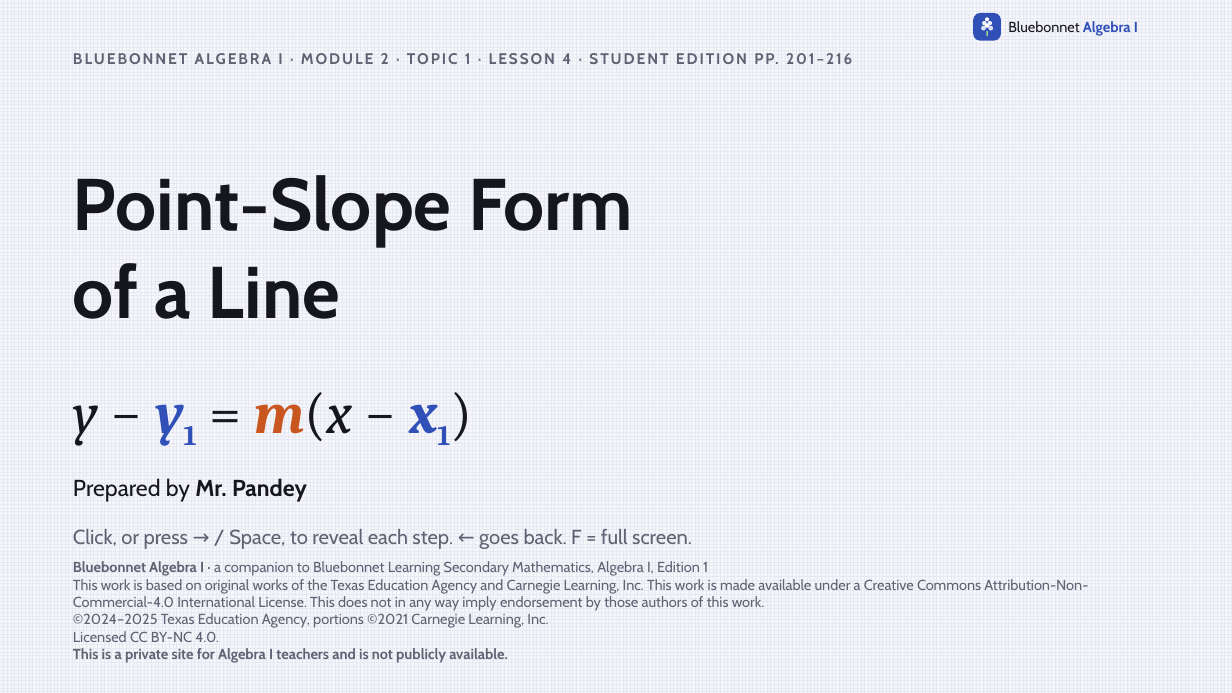
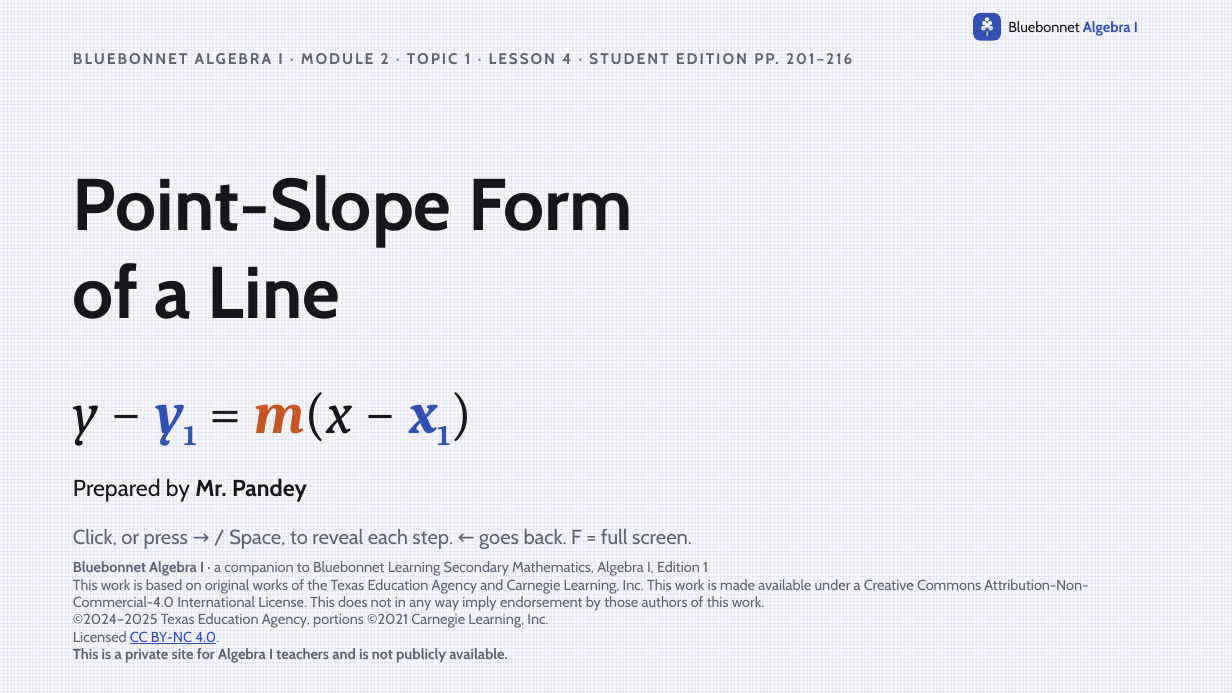
Before and after one commit to Apolloat2022/Algebra1M2U1L4, a slide deck: slide 1 of point-slope-form-lesson4.pptx. Drawn at 1232x693 pixels with LibreOffice and Linux fonts; fonts in the diff are those of the drawing. Boxes give left, top, right and bottom in pixels: in the first picture for what was removed or moved away, otherwise in the second. Text is boxed around its words. In the diff, an @@ line names an element or a change of style, - is before the commit and + after.

```diff
--- a/point-slope-form-lesson4.pptx
+++ b/point-slope-form-lesson4.pptx
@@ text "Bluebonnet Algebra I · a ..." at (73, 561, 1088, 663): text colour #5F6272 to #3050B8, underline on in "CC BY-NC 4.0." @@
```
Also in this commit, not shown: 1 slide added, 2 other files.
